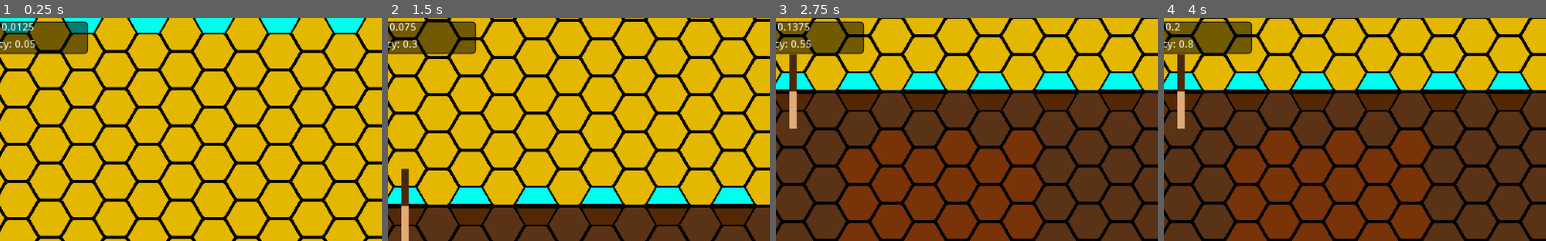
Above: before the commit, frames 1-4 (left to right).
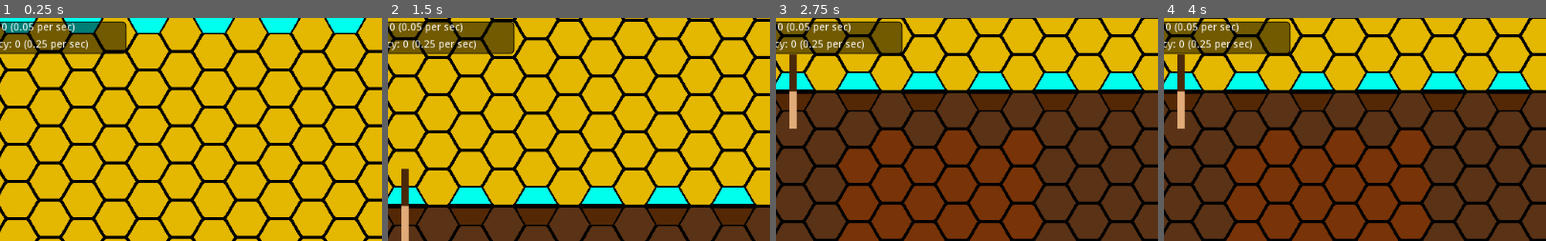
Above: after the commit, the same moments.

Repository: SmaugOfErebor/XylemAndPhloem
Game: Godot game, scene res://scenes/background.tscn
Two runs of this game, one before a commit and one after it. Both use one fixed random seed, a clock stepped at 60 frames per second and the inputs below.
Inputs (mouse positions are % of the whole screen's width and height, from its top left):
- Up to frame 1 (0.25 s): no input
- Up to frame 2 (1.5 s): move the mouse to (72, 45) at 0.52 s; tap S (move_cam_down) at 0.6 s; click (72, 45) at 0.67 s; move the mouse to (30, 55) at 1.27 s; tap W (move_cam_up) at 1.35 s; click (30, 55) at 1.42 s
- Up to frame 3 (2.75 s): move the mouse to (60, 28) at 2.02 s; tap S (move_cam_down) at 2.1 s; click (60, 28) at 2.17 s
- Up to frame 4 (4 s): move the mouse to (45, 70) at 2.77 s; tap W (move_cam_up) at 2.85 s; click (45, 70) at 2.92 s; move the mouse to (80, 65) at 3.52 s; tap S (move_cam_down) at 3.6 s; click (80, 65) at 3.67 s
The pictures show only the part of the screen within x 14-64%, y 0-50%; the shares and areas given below are measured in that part.

The runs differ from the first frame. In frame 1, 2.0% of the frame differs, in the area x 2-34%, y 1-17%; in frame 2, 2.0%; in frame 3, 2.0%; in frame 4, 2.0%.

Commit message:
Added currency per sec

Diff:
--- a/scenes/background.tscn
+++ b/scenes/background.tscn
@@ -117,7 +117,7 @@
 [node name="fg" type="CanvasLayer" parent="."]
 
 [node name="currency_display" type="PanelContainer" parent="fg"]
-anchor_right = 0.25
+anchor_right = 0.3
 anchor_bottom = 0.08
 margin_left = 5.0
 margin_top = 5.0
@@ -130,13 +130,13 @@
 [node name="GridContainer" type="GridContainer" parent="fg/currency_display"]
 margin_left = 1.0
 margin_top = 1.0
-margin_right = 250.0
+margin_right = 301.2
 margin_bottom = 42.0
 size_flags_horizontal = 3
 size_flags_vertical = 3
 
 [node name="spendable_currency" type="RichTextLabel" parent="fg/currency_display/GridContainer"]
-margin_right = 249.0
+margin_right = 300.0
 margin_bottom = 18.0
 size_flags_horizontal = 3
 size_flags_vertical = 3
@@ -144,7 +144,7 @@
 
 [node name="unspendable_currency" type="RichTextLabel" parent="fg/currency_display/GridContainer"]
 margin_top = 22.0
-margin_right = 249.0
+margin_right = 300.0
 margin_bottom = 40.0
 size_flags_horizontal = 3
 size_flags_vertical = 3
--- a/scenes/currency_display.gd
+++ b/scenes/currency_display.gd
@@ -6,6 +6,8 @@
 onready var tileMap: TileMap = Globals.get_tiles()
 
 func _process(delta):
-	spendableCurrency.text = "Spendable Currency: " + str(tileMap.playerGameTree.spendableCurrency)
-	unspendableCurrency.text = "Unspendable Currency: " + str(tileMap.playerGameTree.unspendableCurrency)
-	#print(tileMap.playerGameTree.spendableCurrency)
+	spendableCurrency.text = "Spendable Currency: " + str(floor(tileMap.playerGameTree.spendableCurrency)) + " (" + str(round_to_dec(tileMap.playerGameTree.spendablePerSec, 2)) + " per sec)"
+	unspendableCurrency.text = "Unspendable Currency: " + str(floor(tileMap.playerGameTree.unspendableCurrency)) + " (" + str(round_to_dec(tileMap.playerGameTree.unspendablePerSec, 2)) + " per sec)"
+
+func round_to_dec(num, digit):
+	return round(num * pow(10.0, digit)) / pow(10.0, digit)
--- a/scenes/tree.gd
+++ b/scenes/tree.gd
@@ -11,6 +11,8 @@
 
 var unspendableCurrency: float = 0.0
 var spendableCurrency: float = 0.0
+var spendablePerSec: float = 0.0
+var unspendablePerSec: float = 0.0
 
 func _init(tileMapPosition: Vector2):
 	self.tileMapPosition = tileMapPosition
@@ -36,13 +38,16 @@
 
 func _process(delta):
 	# Collect unspendable currency based on the number of roots the tree has
-	unspendableCurrency += get_total_roots() * UNSPENDABLE_CURRENCY_RATE * delta
+	unspendablePerSec = get_total_roots() * UNSPENDABLE_CURRENCY_RATE
+	unspendableCurrency += unspendablePerSec * delta
 	# Attempt to convert unspendable currency based on total sunlight
 	var maximumConvertedCurrency: float = get_total_sunlight() * delta
 	if maximumConvertedCurrency > unspendableCurrency:
+		spendablePerSec = unspendableCurrency * (1.0 / delta)
 		spendableCurrency += unspendableCurrency
 		unspendableCurrency = 0
 	else:
+		spendablePerSec = maximumConvertedCurrency * (1.0 / delta)
 		spendableCurrency += maximumConvertedCurrency
 		unspendableCurrency -= maximumConvertedCurrency
 
